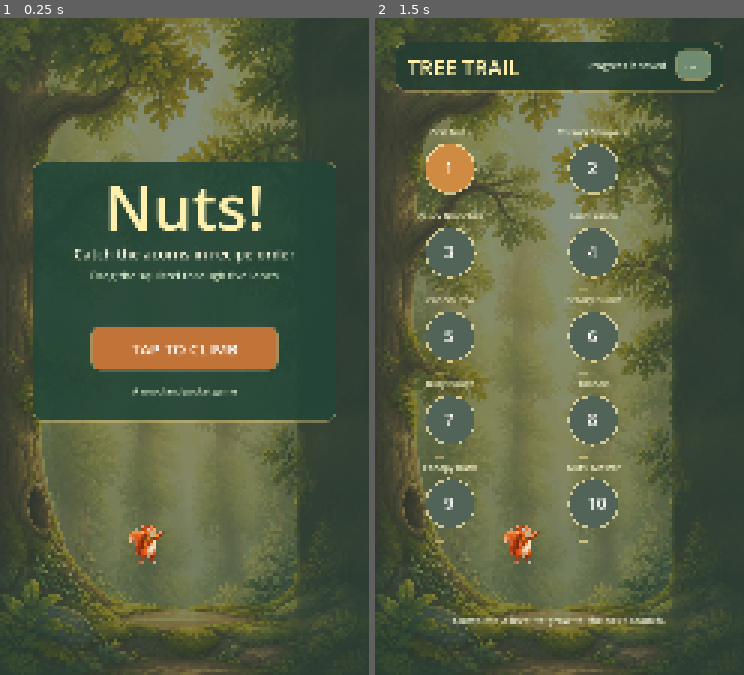
Above: before the commit, frames 1-2 (left to right).
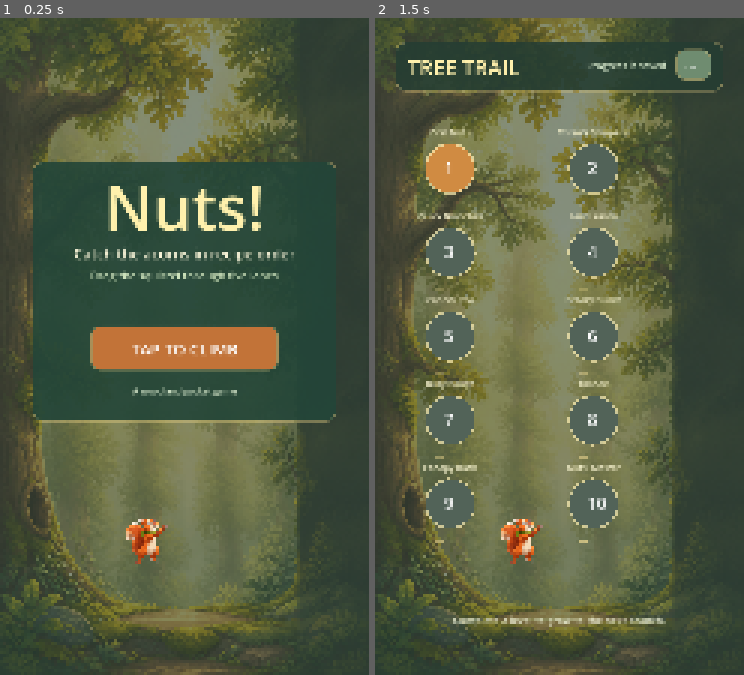
Above: after the commit, the same moments.

Repository: GrapeGames3141/Nuts
Game: Godot game, scene res://scenes/main.tscn
Same seed, same stepped clock (60 frames per second), same inputs: the game is played once before the commit and once after it.
Inputs (mouse positions are in pixels of both pictures, inside the frame that each line leads up to):
- Up to frame 1 (0.25 s): no input
- Up to frame 2 (1.5 s): tap Enter at 0.5 s; move the mouse to (640, 313) at 0.52 s; click (640, 313) at 0.67 s; tap Space at 1.25 s; drag from (485, 379) to (541, 477) at 1.27 s

The runs differ from the first frame. In frame 1, 0.4% of the frame differs, in the area x 34-46%, y 76-84%; in frame 2, 0.4%.

Commit message:
Animate idle squirrel and separate acorn drops

Diff:
--- a/scripts/game.gd
+++ b/scripts/game.gd
@@ -9,8 +9,15 @@
 const PLAY_RIGHT := 800.0
 const FLOOR_Y := 1510.0
 const GROUND_LINE_Y := FLOOR_Y + 85.0
-# The generated sprite's feet sit 30 px below its visual center at this scale.
-const SQUIRREL_Y := FLOOR_Y + 55.0
+const SQUIRREL_BASE_SCALE := 0.52
+# At 0.52 scale, this preserves the same visual foot contact on the ground line.
+const SQUIRREL_FOOT_OFFSET := 35.45
+const SQUIRREL_Y := GROUND_LINE_Y - SQUIRREL_FOOT_OFFSET
+const IDLE_BOB_PIXELS := 3.0
+const IDLE_BREATH_SCALE := 0.018
+const IDLE_BREATH_SPEED := 3.0
+const IDLE_SWAY_RADIANS := 0.018
+const IDLE_SWAY_SPEED := 2.4
 const FLATTEN_HOLD_SECONDS := 1.5
 const POP_RECOVERY_SECONDS := 0.55
 const LANE_X := [105.0, 270.0, 435.0, 600.0, 765.0]
@@ -42,6 +49,7 @@
 var audio_player: AudioStreamPlayer
 var music_player: AudioStreamPlayer
 var audio_bank: NutsProceduralAudio
+var idle_time := 0.0
 
 func _ready() -> void:
     rng.seed = 84519
@@ -77,7 +85,7 @@
     squirrel = AnimatedSprite2D.new()
     squirrel.name = "SquirrelAnimatedSprite"
     squirrel.position = Vector2(player_x, SQUIRREL_Y)
-    squirrel.scale = Vector2(0.44, 0.44)
+    squirrel.scale = Vector2.ONE * SQUIRREL_BASE_SCALE
     squirrel.centered = true
     sheet = load("res://assets/art/squirrel_sheet_clean.png")
     if sheet == null:
@@ -119,11 +127,12 @@
         _spawn_event(events[event_cursor])
         event_cursor += 1
     player_x = move_toward(player_x, player_target_x, delta * 1320.0)
-    squirrel.position = Vector2(player_x, SQUIRREL_Y)
     if absf(player_x - player_target_x) > 12.0:
+        _reset_squirrel_visual()
         squirrel.play("run_left" if player_target_x < player_x else "run_right")
-    elif squirrel.animation != "idle":
-        squirrel.play("idle")
+    else:
+        if squirrel.animation != "idle": squirrel.play("idle")
+        _apply_idle_visual(delta)
     for drop in drops.duplicate():
         _move_drop(drop, delta)
         if drop.kind == "limb" and drop.phase == "falling" and _limb_hits_player(drop):
@@ -147,6 +156,7 @@
         # The final flattened frame now remains on screen for a readable 1.5 s hold.
         recover_phase = 2
         recover_time = 0.0
+        _reset_squirrel_visual()
         squirrel.play("pop")
         status_text = "Shake it off!"
     elif recover_phase == 2 and recover_time >= POP_RECOVERY_SECONDS:
@@ -157,6 +167,7 @@
         event_cursor = 0
         drops.clear()
         logic.reset_after_limb()
+        _reset_squirrel_visual()
         squirrel.play("idle")
         status_text = "Try again!"
         status_time = 1.2
@@ -202,8 +213,26 @@
             return
     # A missed required acorn is harmless: produce an unambiguous replacement.
     if event_cursor >= events.size() and elapsed > 0.75:
-        _spawn_event({"kind": "acorn", "variant": wanted, "lane": (player_lane + 2) % 5, "speed": definition.base_speed, "warning": 0.0})
+        _spawn_event({"kind": "acorn", "variant": wanted, "lane": _replacement_lane(), "speed": definition.base_speed, "warning": 0.0})
         elapsed = -2.5
+
+func _replacement_lane() -> int:
+    # Prefer a lane whose speed-aware arrival time does not coincide with an active acorn.
+    var replacement_eta := LevelData.SPAWN_TO_CATCH_DISTANCE / float(definition.base_speed)
+    var window := LevelData.acorn_arrival_safety_window(level_number)
+    for offset in range(5):
+        var lane := (player_lane + 2 + offset) % 5
+        var clear := true
+        for drop in drops:
+            if drop.kind != "acorn" or drop.lane != lane:
+                continue
+            var active_eta := maxf(0.0, (FLOOR_Y - float(drop.y)) / maxf(1.0, float(drop.speed)))
+            if absf(active_eta - replacement_eta) < window:
+                clear = false
+                break
+        if clear:
+            return lane
+    return (player_lane + 2) % 5
 
 func _catch(drop: Dictionary) -> void:
     var outcome := logic.catch_object(drop.kind, drop.variant)
@@ -230,6 +259,7 @@
     for i in 22:
         particles.append({"p": Vector2(player_x, FLOOR_Y), "v": Vector2(rng.randf_range(-390,390), rng.randf_range(-380,-80)), "life": rng.randf_range(0.45, 0.95), "color": Color("#8d5533")})
     logic.catch_object("limb", -1)
+    _reset_squirrel_visual()
     squirrel.play("flatten")
     screen = "recover"
     recover_phase = 0
@@ -246,6 +276,7 @@
     _save()
     screen = "results"
     drops.clear()
+    _reset_squirrel_visual()
     squirrel.play("idle")
     _feedback("Recipe complete!", Color("#fff4ad"))
     _spark(Vector2(player_x, FLOOR_Y), Color("#ffe58b"), 24)
@@ -263,7 +294,7 @@
     player_lane = 2
     player_x = LANE_X[2]
     player_target_x = player_x
-    squirrel.position.x = player_x
+    _reset_squirrel_visual()
     squirrel.play("idle")
     paused = false
     screen = "play"
@@ -320,6 +351,19 @@
     player_lane = clampi(next_lane, 0, 4)
     player_target_x = LANE_X[player_lane]
 
+func _reset_squirrel_visual() -> void:
+    idle_time = 0.0
+    squirrel.position = Vector2(player_x, SQUIRREL_Y)
+    squirrel.scale = Vector2.ONE * SQUIRREL_BASE_SCALE
+    squirrel.rotation = 0.0
+
+func _apply_idle_visual(delta: float) -> void:
+    idle_time += delta
+    var breath := 1.0 + sin(idle_time * IDLE_BREATH_SPEED) * IDLE_BREATH_SCALE
+    squirrel.scale = Vector2.ONE * SQUIRREL_BASE_SCALE * breath
+    squirrel.position = Vector2(player_x, SQUIRREL_Y + sin(idle_time * IDLE_SWAY_SPEED) * IDLE_BOB_PIXELS)
+    squirrel.rotation = sin(idle_time * IDLE_SWAY_SPEED) * IDLE_SWAY_RADIANS
+
 func _retry_level() -> void:
     _start_level(level_number)
 
--- a/scripts/level_data.gd
+++ b/scripts/level_data.gd
@@ -8,6 +8,9 @@
     [0, 2, 3, 1, 0], [3, 1, 0, 2, 1], [1, 3, 2, 0, 3]
 ]
 const NAMES := ["First Nuts", "Three's Company", "Quick Branches", "Leaf Lesson", "Cap Shuffle", "Breezy Bunch", "Busy Bough", "Timber!", "Canopy Dash", "Nuts! Master"]
+const SPAWN_TO_CATCH_DISTANCE := 1630.0
+const EARLY_ACORN_ARRIVAL_SAFETY_SECONDS := 1.15
+const LATE_ACORN_ARRIVAL_SAFETY_SECONDS := 0.65
 
 static func make(level_number: int, seed: int = 1) -> Dictionary:
     var i := clampi(level_number - 1, 0, 9)
@@ -20,14 +23,24 @@
         "leaves": level_number >= 4, "limbs": level_number >= 8,
         "tutorial": level_number == 1, "events": []
     }
+    var scheduled_acorns: Array = []
+    var arrival_window := acorn_arrival_safety_window(level_number)
     var t := 1.2
     for target in RECIPES[i]:
+        var target_speed := speed + rng.randf_range(-18.0, 18.0)
+        var target_lane := choose_acorn_lane(rng, scheduled_acorns, t, target_speed, -1, 0, arrival_window)
         result.events.append({"time": t, "kind": "acorn", "variant": target, "target": true,
-            "lane": rng.randi_range(0, 4), "speed": speed + rng.randf_range(-18.0, 18.0)})
-        # Decoys arrive well before or after targets; never cover the target's catch window.
+            "lane": target_lane, "speed": target_speed})
+        scheduled_acorns.append({"lane": target_lane, "arrival": acorn_arrival_time(t, target_speed)})
+        # Decoys vary by seed but never share a prohibited catch-zone arrival with an acorn.
         if level_number >= 2:
+            var decoy_time := t + 0.72
+            var decoy_speed := speed + rng.randf_range(-35.0, 35.0)
+            var decoy_lane := choose_acorn_lane(rng, scheduled_acorns, decoy_time, decoy_speed,
+                target_lane, 1 if level_number <= 5 else 0, arrival_window)
             result.events.append({"time": t + 0.72, "kind": "acorn", "variant": (target + rng.randi_range(1, 3)) % 4,
-                "target": false, "lane": rng.randi_range(0, 4), "speed": speed + rng.randf_range(-35.0, 35.0)})
+                "target": false, "lane": decoy_lane, "speed": decoy_speed})
+            scheduled_acorns.append({"lane": decoy_lane, "arrival": acorn_arrival_time(decoy_time, decoy_speed)})
         if level_number >= 4 and int(t * 10.0) % 2 == 0:
             result.events.append({"time": t + 1.05, "kind": "leaf", "variant": -1, "target": false,
                 "lane": rng.randi_range(0, 4), "speed": speed * 0.72})
@@ -42,10 +55,44 @@
 static func rating(mistakes: int) -> int:
     return 3 if mistakes == 0 else 2 if mistakes == 1 else 1
 
+static func acorn_arrival_safety_window(level_number: int) -> float:
+    return EARLY_ACORN_ARRIVAL_SAFETY_SECONDS if level_number <= 5 else LATE_ACORN_ARRIVAL_SAFETY_SECONDS
+
+static func acorn_arrival_time(spawn_time: float, speed: float) -> float:
+    return spawn_time + SPAWN_TO_CATCH_DISTANCE / speed
+
+static func choose_acorn_lane(rng: RandomNumberGenerator, scheduled_acorns: Array, spawn_time: float, speed: float,
+        avoid_lane: int, min_lane_distance: int, arrival_window: float) -> int:
+    var arrival := acorn_arrival_time(spawn_time, speed)
+    var start := rng.randi_range(0, 4)
+    for offset in range(5):
+        var lane := (start + offset) % 5
+        if avoid_lane >= 0 and abs(lane - avoid_lane) < min_lane_distance:
+            continue
+        if not has_acorn_arrival_conflict(scheduled_acorns, lane, arrival, arrival_window):
+            return lane
+    # Dense late layouts may relax lane preference, but never the same-lane arrival rule.
+    for lane in range(5):
+        if not has_acorn_arrival_conflict(scheduled_acorns, lane, arrival, arrival_window):
+            return lane
+    return start
+
+static func has_acorn_arrival_conflict(scheduled_acorns: Array, lane: int, arrival: float, arrival_window: float) -> bool:
+    for scheduled in scheduled_acorns:
+        if scheduled.lane == lane and absf(scheduled.arrival - arrival) < arrival_window:
+            return true
+    return false
+
 static func validate(definition: Dictionary) -> bool:
     var recipe: Array = definition.recipe
     if recipe.size() < 3 or recipe.size() > 5: return false
+    var acorns: Array = []
+    var arrival_window := acorn_arrival_safety_window(int(definition.number))
     for event in definition.events:
         if event.kind == "limb" and event.warning < 1.1: return false
-        if event.kind == "acorn" and event.speed <= 0.0: return false
+        if event.kind == "acorn":
+            if event.speed <= 0.0: return false
+            var arrival := acorn_arrival_time(event.time, event.speed)
+            if has_acorn_arrival_conflict(acorns, event.lane, arrival, arrival_window): return false
+            acorns.append({"lane": event.lane, "arrival": arrival})
     return true
--- a/tests/runtime_smoke.gd
+++ b/tests/runtime_smoke.gd
@@ -6,18 +6,31 @@
     await process_frame
     scene._start_level(1)
     assert(scene.screen == "play")
-    assert(scene.SQUIRREL_Y == scene.FLOOR_Y + 55.0)
-    assert(scene.squirrel.position.y == scene.SQUIRREL_Y)
-    assert(scene.GROUND_LINE_Y - scene.squirrel.position.y == 30.0)
-    scene._set_lane(4)
-    assert(scene.player_lane == 4)
+    assert(scene.SQUIRREL_BASE_SCALE > 0.44)
+    assert(is_equal_approx(scene.squirrel.position.y, scene.SQUIRREL_Y))
+    assert(is_equal_approx(scene.GROUND_LINE_Y - scene.squirrel.position.y, scene.SQUIRREL_FOOT_OFFSET))
     assert(scene.squirrel.sprite_frames.has_animation("idle"))
     assert(scene.squirrel.sprite_frames.has_animation("run_left"))
     assert(scene.squirrel.sprite_frames.has_animation("run_right"))
     assert(scene.squirrel.sprite_frames.has_animation("flatten"))
     assert(scene.squirrel.sprite_frames.has_animation("pop"))
+    scene._update_play(0.2)
+    assert(not is_equal_approx(scene.squirrel.scale.x, scene.SQUIRREL_BASE_SCALE))
+    assert(not is_equal_approx(scene.squirrel.position.y, scene.SQUIRREL_Y))
+    scene._set_lane(4)
+    scene._update_play(0.01)
+    assert(scene.player_lane == 4 and scene.squirrel.animation == "run_right")
+    assert(is_equal_approx(scene.squirrel.scale.x, scene.SQUIRREL_BASE_SCALE))
+    assert(is_equal_approx(scene.squirrel.position.y, scene.SQUIRREL_Y) and is_zero_approx(scene.squirrel.rotation))
+    scene._start_level(1)
+    var blocked_lane: int = (scene.player_lane + 2) % 5
+    scene.drops = [{"kind": "acorn", "lane": blocked_lane, "y": -120.0, "speed": scene.definition.base_speed}]
+    assert(scene._replacement_lane() != blocked_lane)
+    scene.drops.clear()
     scene._limb_hit({})
     assert(scene.screen == "recover" and scene.recover_phase == 0)
+    assert(is_equal_approx(scene.squirrel.scale.x, scene.SQUIRREL_BASE_SCALE))
+    assert(is_equal_approx(scene.squirrel.position.y, scene.SQUIRREL_Y) and is_zero_approx(scene.squirrel.rotation))
     scene.squirrel.frame = scene.squirrel.sprite_frames.get_frame_count("flatten") - 1
     scene._update_recovery(0.0)
     assert(scene.recover_phase == 1 and scene.squirrel.animation == "flatten")
--- a/tests/test_logic.gd
+++ b/tests/test_logic.gd
@@ -32,11 +32,18 @@
         var d := LevelData.make(level, 1234)
         expect(d.recipe.size() == expected, "level %d recipe" % level)
         expect(LevelData.validate(d), "level %d definition" % level)
+        var scheduled_arrivals: Array = []
+        var no_same_lane_conflicts := true
         for event in d.events:
             if event.kind == "acorn":
                 expect(event.speed > 0.0, "positive acorn speed")
+                var arrival := LevelData.acorn_arrival_time(event.time, event.speed)
+                no_same_lane_conflicts = no_same_lane_conflicts and not LevelData.has_acorn_arrival_conflict(
+                    scheduled_arrivals, event.lane, arrival, LevelData.acorn_arrival_safety_window(level))
+                scheduled_arrivals.append({"lane": event.lane, "arrival": arrival})
             if event.kind == "limb":
                 expect(event.warning >= 1.1, "fair limb warning")
+        expect(no_same_lane_conflicts, "speed-aware same-lane arrivals are separated")
         var seeds_ok := true
         for seed in range(1,101):
             seeds_ok = seeds_ok and GameLogic.simulate_level(level, seed)
